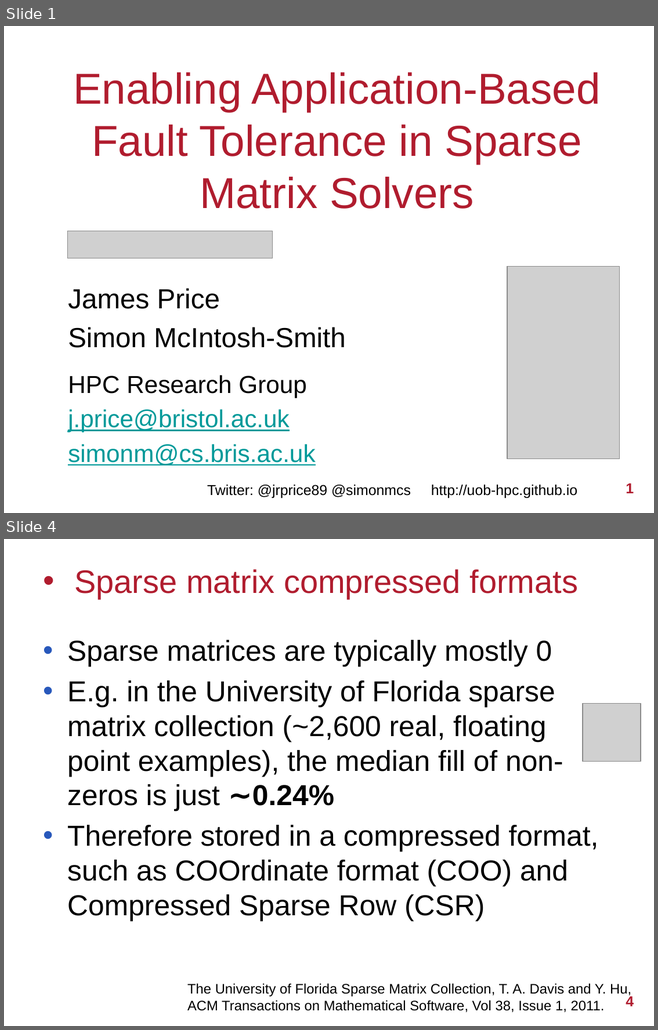
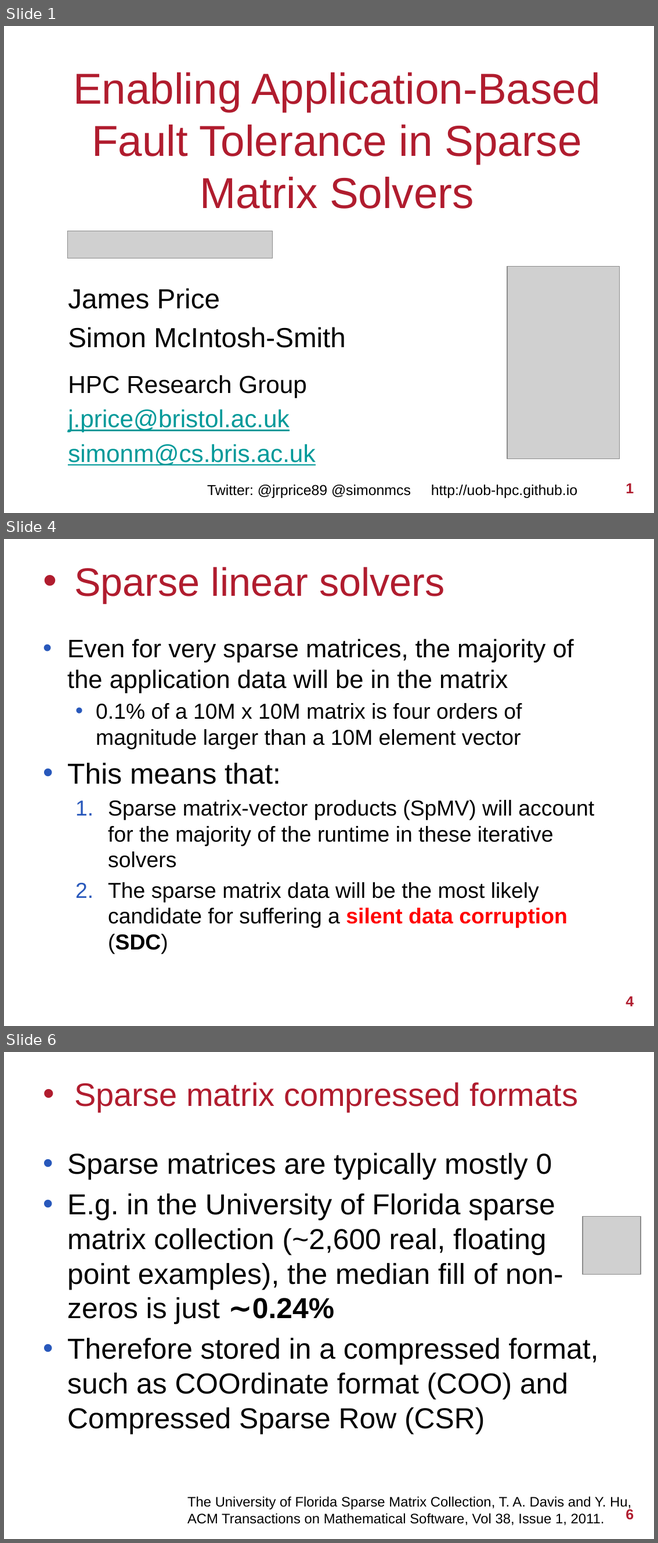
Before and after one commit to UoB-HPC/abft-training, a slide deck: abft-training.pptx. Shown one above the other, each under a label of ours: slides 1 and 4 before the commit, slides 1, 4 and 6 after it; the slides between them are not shown. The pictures are 658x1030 and 658x1543 pixels, drawn with LibreOffice and Linux fonts; fonts in the diff are those of the drawing; grey boxes stand for pictures; background and template pictures are left out. Boxes give left, top, right and bottom in pixels: in the first picture for what was removed or moved away, otherwise in the second. Text is boxed around its words. In the diff, an @@ line names an element or a change of style, - is before the commit and + after.

Commit message:
Add some intro slides about sparse linear solvers

```diff
--- a/abft-training.pptx
+++ b/abft-training.pptx
@@ slide 4 added at (4, 539, 654, 1026), background #FFFFFF @@
@@ title added at (74, 567, 445, 603), 44 pt, text #B01C2E @@
+• Sparse linear solvers
@@ text added at (67, 639, 594, 954), 24 pt, text #000000 @@
+• Even for very sparse matrices, the majority of the application data will be in the matrix
+  • 0.1% of a 10M x 10M matrix is four orders of magnitude larger than a 10M element vector
+• This means that:
+  1. Sparse matrix-vector products (SpMV) will account for the majority of the runtime in these iterative solvers
+  2. The sparse matrix data will be the most likely candidate for suffering a silent data corruption (SDC)
@@ page number added at (625, 997, 633, 1006), 16 pt, text #B01C2E, bold @@
+4
@@ what was slide 4 is now slide 6 @@
@@ page number at (625, 1508, 633, 1520): text changed @@
-4
+6
```
Also in this commit, not shown: 2 slides changed, 1 other slide added.
